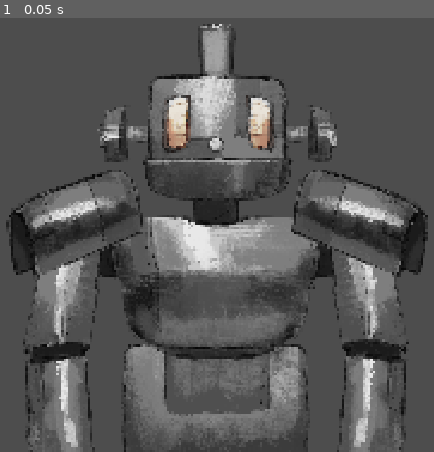
Above: before the commit, frame 1.
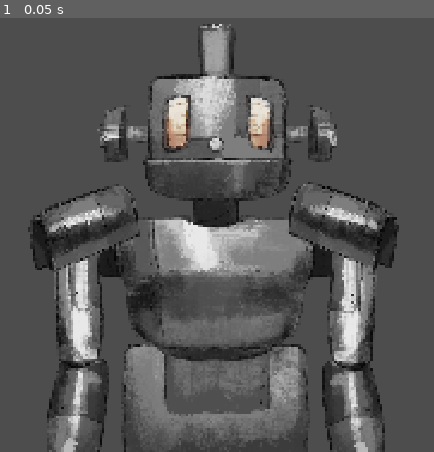
Above: after the commit, the same moment.

Repository: dismox/robots_ldjam_60
Game: Godot game, scene res://main/robot/robot.tscn
The game is run twice, just before and just after one commit, with the same random seed, the same clock (stepped at 60 frames per second) and the same inputs. The project has no main scene, so this scene is started directly.
Inputs:
- Up to frame 1 (0.05 s): no input

The runs differ from the first frame. In frame 1, 16% of the frame differs, in the area x 1-99%, y 35-100%.

Commit message:
фикс текстур робота

Diff:
--- a/main/robot/robot.tscn
+++ b/main/robot/robot.tscn
@@ -104,10 +104,10 @@
 [node name="BodyTop" type="TextureRect" parent="Wireframe" unique_id=1674611870]
 unique_name_in_owner = true
 layout_mode = 0
-offset_left = 69.0
-offset_top = 199.0
-offset_right = 575.0
-offset_bottom = 548.0
+offset_left = 79.0
+offset_top = 201.0
+offset_right = 561.0
+offset_bottom = 550.0
 texture = ExtResource("11_asxop")
 
 [node name="Heart" type="TextureRect" parent="Wireframe/BodyTop" unique_id=853200514]
@@ -118,37 +118,37 @@
 [node name="LeftArm" type="TextureRect" parent="Wireframe" unique_id=1720877252]
 unique_name_in_owner = true
 layout_mode = 0
-offset_left = -142.0
-offset_top = 222.0
-offset_right = 59.0
-offset_bottom = 776.0
+offset_left = -85.0
+offset_top = 214.99997
+offset_right = 65.0
+offset_bottom = 772.0
 texture = ExtResource("12_81ma6")
 
 [node name="LeftShoulder" type="TextureRect" parent="Wireframe/LeftArm" unique_id=1301256859]
 unique_name_in_owner = true
 layout_mode = 0
-offset_left = -38.0
-offset_top = -132.0
-offset_right = 291.0
-offset_bottom = 130.0
+offset_left = -42.0
+offset_top = -88.0
+offset_right = 224.21378
+offset_bottom = 124.0
 texture = ExtResource("13_tmtkg")
 
 [node name="RightArm" type="TextureRect" parent="Wireframe" unique_id=1702133536]
 unique_name_in_owner = true
 layout_mode = 0
-offset_left = 585.0
-offset_top = 219.0
-offset_right = 786.0
-offset_bottom = 773.0
+offset_left = 577.0
+offset_top = 219.99997
+offset_right = 727.0
+offset_bottom = 777.0
 texture = ExtResource("12_81ma6")
 flip_h = true
 
 [node name="RightShoulder" type="TextureRect" parent="Wireframe/RightArm" unique_id=389838525]
 unique_name_in_owner = true
 layout_mode = 0
-offset_left = -81.0
-offset_top = -130.0
-offset_right = 248.0
-offset_bottom = 132.0
+offset_left = -83.0
+offset_top = -99.0
+offset_right = 183.21375
+offset_bottom = 113.0
 texture = ExtResource("13_tmtkg")
 flip_h = true
Binary file changed: main/assets/robot_parts/arm/arm_1.png
Binary file changed: main/assets/robot_parts/body_top/body_top_1.png
Binary file changed: main/assets/robot_parts/shoulder/shoulder_1.png
Not shown, changed: main/assets/robot_parts/shoulder/shoulder_1.png.import
Not shown: 1 places in main/robot/robot.tscn that only renumber resources
